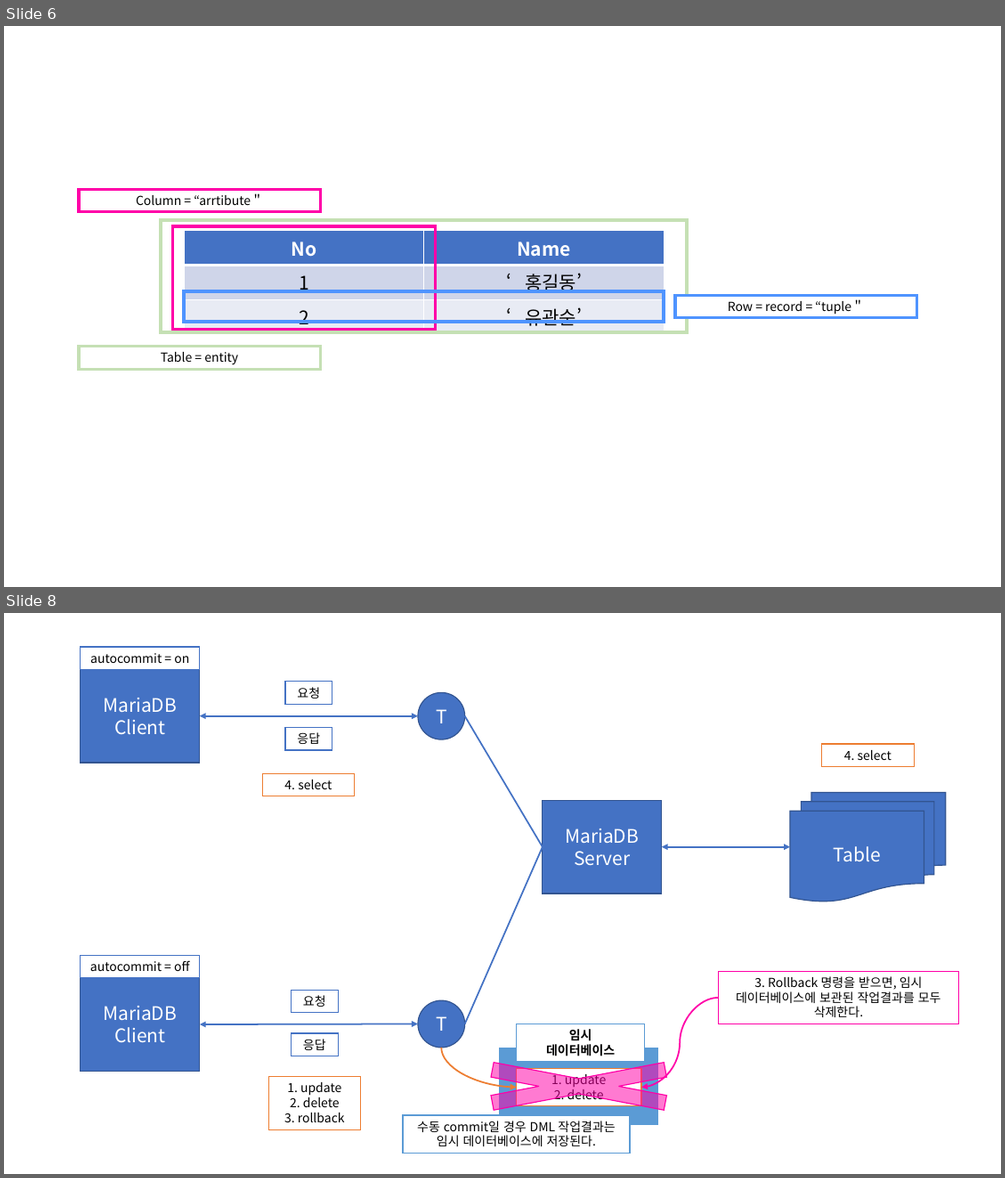
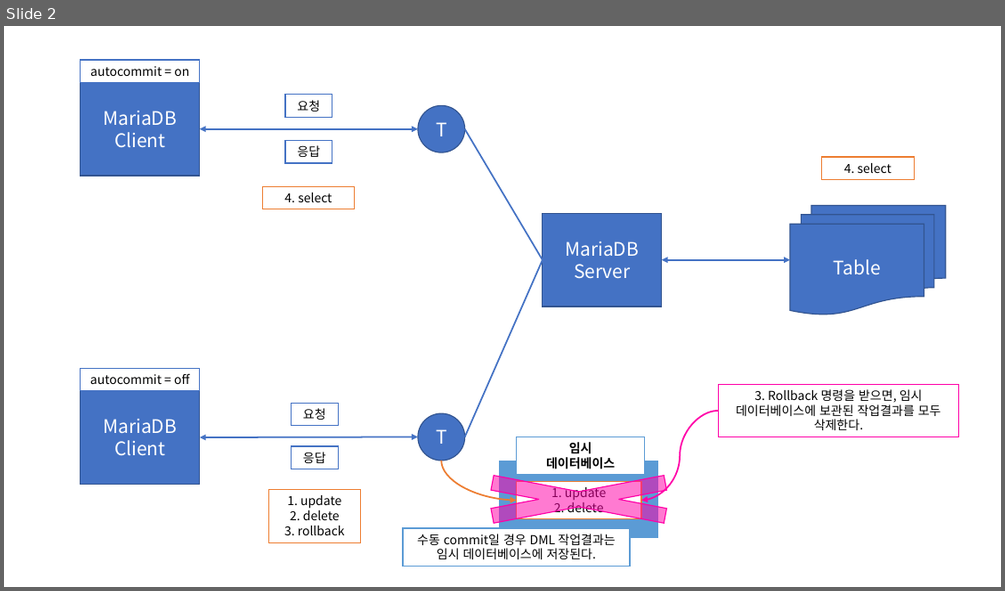
Before and after one commit to Dingadung/2022-study-workspace, a slide deck: study-note/데이터베이스/2022-09-07 내용정리.pptx. Shown one above the other, each under a label of ours: slides 6 and 8 before the commit, slide 2 after it; the slides between them are not shown. The pictures are 1005x1178 and 1005x591 pixels, drawn with LibreOffice and Linux fonts; fonts in the diff are those of the drawing. Boxes give left, top, right and bottom in pixels: in the first picture for what was removed or moved away, otherwise in the second. Text is boxed around its words. In the diff, an @@ line names an element or a change of style, - is before the commit and + after.

```diff
--- a/study-note/데이터베이스/2022-09-07 내용정리.pptx
+++ b/study-note/데이터베이스/2022-09-07 내용정리.pptx
@@ slide 6 removed at (x1=4, y1=26, x2=1001, y2=587), background #FFFFFF @@
@@ rectangle removed at (x1=79, y1=189, x2=320, y2=211) @@
-Column = “arrtibute＂
@@ rectangle removed at (x1=161, y1=220, x2=687, y2=332) @@
@@ rectangle removed at (x1=173, y1=226, x2=436, y2=329) @@
@@ table removed at (x1=184, y1=230, x2=664, y2=332), 3 rows, 2 columns @@
-No | Name
-1 | ‘홍길동’
-2 | ‘유관순’
@@ rectangle removed at (x1=184, y1=291, x2=664, y2=321) @@
@@ rectangle removed at (x1=676, y1=295, x2=917, y2=318) @@
-Row = record = “tuple＂
@@ rectangle removed at (x1=79, y1=346, x2=320, y2=369) @@
-Table = entity
@@ what was slide 8 is now slide 2 @@
```
Also in this commit, not shown: 1 slide changed, 5 other slides removed, 8 other files.
